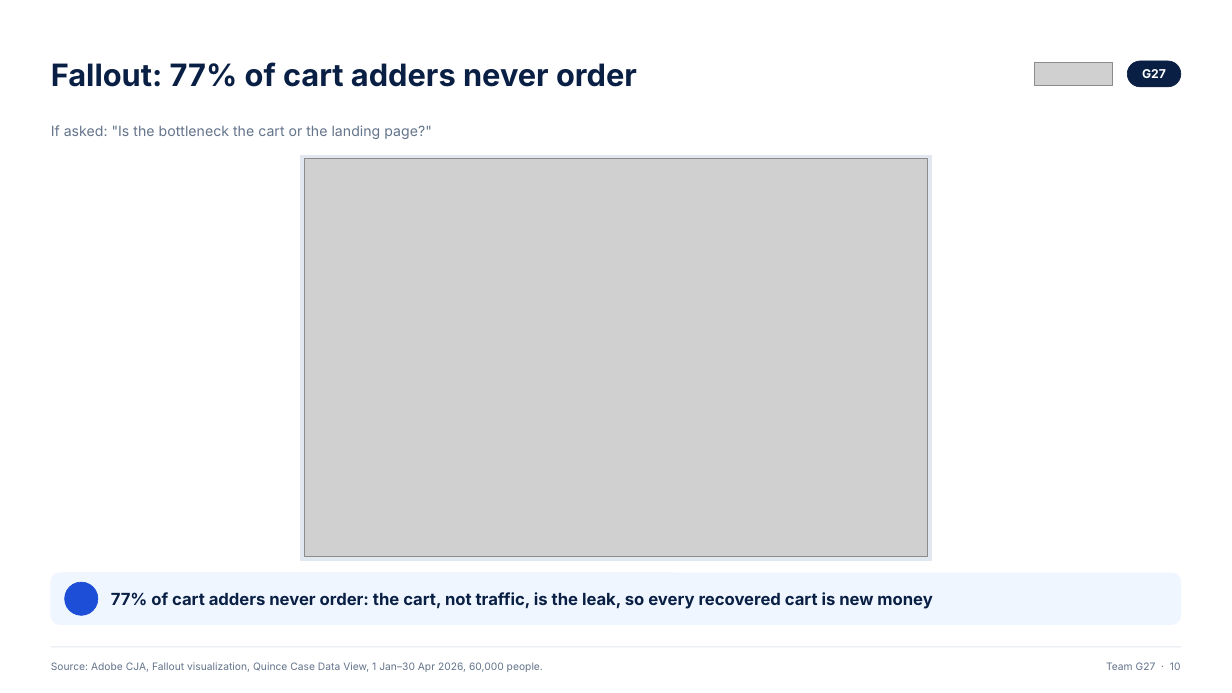
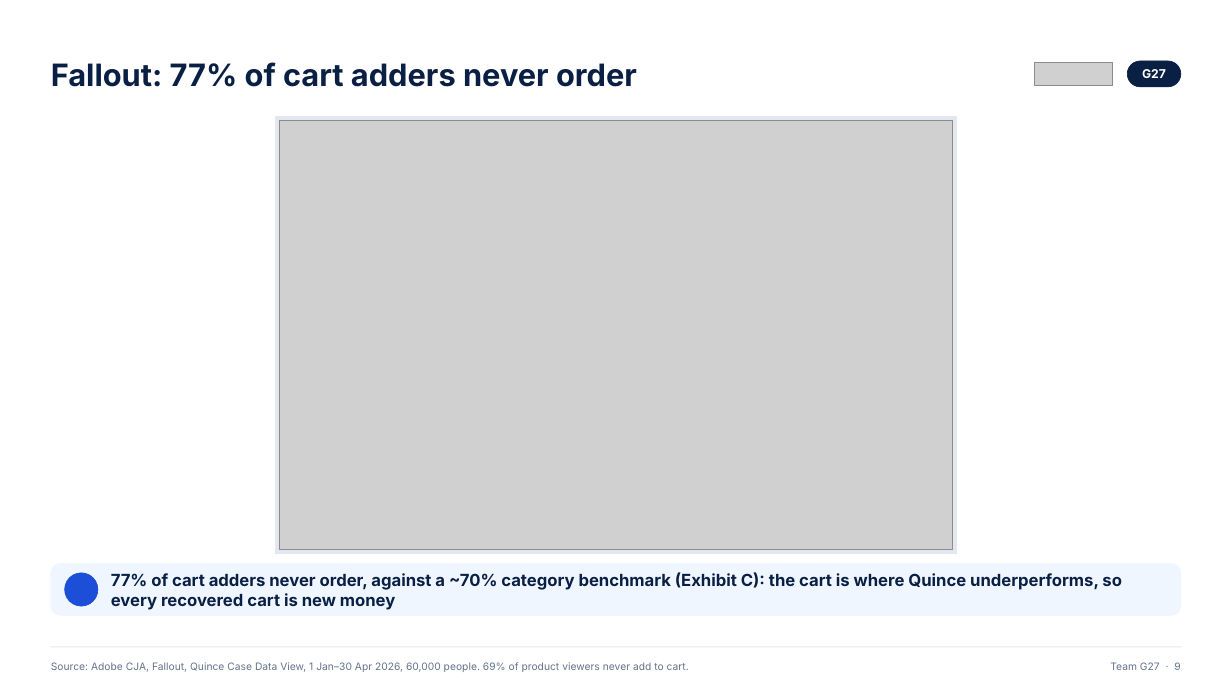
Before and after one commit to ANNYM25/Quince, a slide deck: slide 9 of deck/Team G27.pptx (slide 10 before the commit). Drawn at 1232x693 pixels with LibreOffice and Linux fonts; fonts in the diff are those of the drawing; grey boxes stand for pictures; background and template pictures are left out. Boxes give left, top, right and bottom in pixels: in the first picture for what was removed or moved away, otherwise in the second. Text is boxed around its words. In the diff, an @@ line names an element or a change of style, - is before the commit and + after.

```diff
--- a/deck/Team G27.pptx
+++ b/deck/Team G27.pptx
@@ rectangle: place and size @@
-rectangle at [300, 155, 931, 560]
+rectangle at [275, 116, 957, 554]
@@ text removed at [51, 125, 431, 139] @@
-If asked: "Is the bottleneck the cart or the landing page?"
@@ picture: place and size @@
-picture at [304, 159, 927, 556]
+picture at [279, 120, 953, 550]
@@ rounded rectangle: place and size @@
-rounded rectangle at [51, 573, 1181, 625]
+rounded rectangle at [51, 564, 1181, 616]
@@ ellipse: place and size @@
-ellipse at [65, 582, 98, 616]
+ellipse at [65, 573, 98, 606]
@@ text at [111, 572, 1122, 610]: text changed @@
-77% of cart adders never order: the cart, not traffic, is the leak, so every recovered cart is new money
+77% of cart adders never order, against a ~70% category benchmark (Exhibit C): the cart is where Quince underperforms, so every recovered cart is new money
@@ text at [51, 662, 689, 672]: text changed @@
-Source: Adobe CJA, Fallout visualization, Quince Case Data View, 1 Jan–30 Apr 2026, 60,000 people.
+Source: Adobe CJA, Fallout, Quince Case Data View, 1 Jan–30 Apr 2026, 60,000 people. 69% of product viewers never add to cart.
@@ text at [1110, 662, 1180, 670]: text changed @@
-Team G27 · 10
+Team G27 · 9
```
Also in this commit, not shown: 13 other slides changed, 13 slides added, 12 slides removed, 3 other files.
